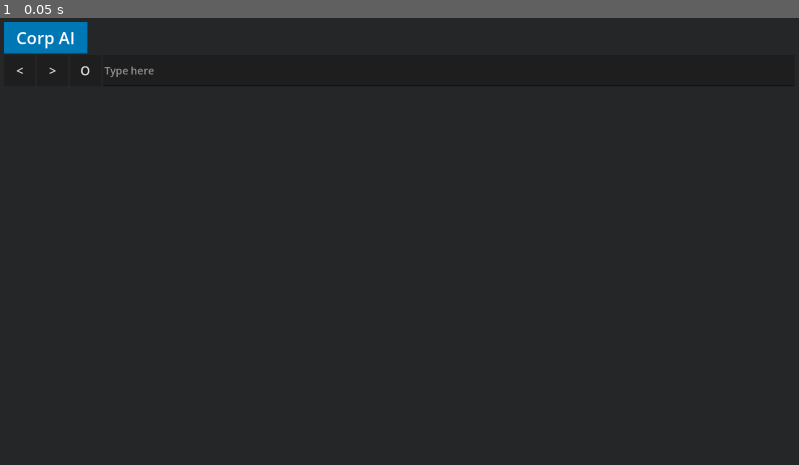
Above: before the commit, frame 1.
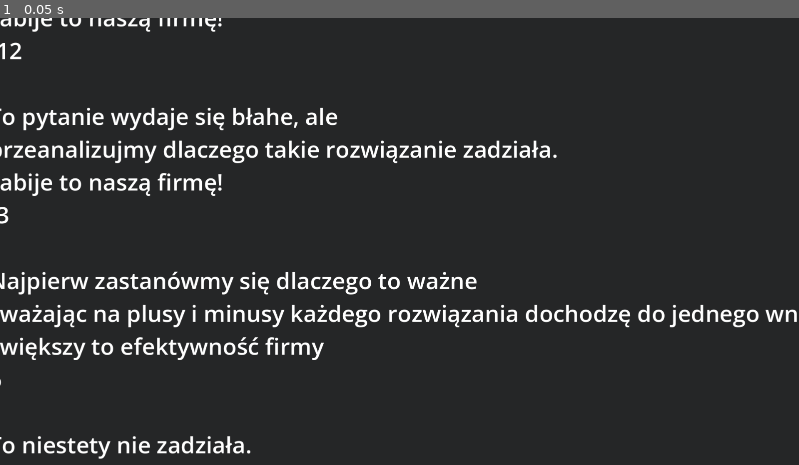
Above: after the commit, the same moment.

Repository: WITEX121/lem-jam-2026
Game: Godot game, scene res://src/MainScene.tscn
Same seed, same stepped clock (60 frames per second), same inputs: the game is played once before the commit and once after it. The project has no main scene, so this scene is started directly.
Inputs:
- Up to frame 1 (0.05 s): no input

The runs differ from the first frame. In frame 1, 7.0% of the frame differs, in the area x 0-100%, y 0-99%.

Commit message:
Add reply generator

Diff:
--- a/const_data/prompt_reply/reply_list.gd
+++ b/const_data/prompt_reply/reply_list.gd
@@ -4,3 +4,6 @@
 @export var starts: Array[ReplyElement]
 @export var fillers: Array[ReplyElement]
 @export var ends: Array[ReplyElement]
+
+func random_reply() -> PromptReply:
+    return PromptReply.new(starts.pick_random(), fillers.pick_random(), ends.pick_random())
--- /dev/null
+++ b/const_data/prompt_reply/reply_list.tres
@@ -0,0 +1,113 @@
+[gd_resource type="Resource" script_class="ReplyList" format=3 uid="uid://cjj7hij4viq8s"]
+
+[ext_resource type="Script" uid="uid://i263xy5f6mwf" path="res://src/prompt_reply/reply_element.gd" id="1_i6bgd"]
+[ext_resource type="Script" uid="uid://ce51s05rvoqqn" path="res://const_data/prompt_reply/reply_list.gd" id="2_6ifpq"]
+
+[sub_resource type="Resource" id="Resource_lxp5y"]
+script = ExtResource("1_i6bgd")
+text = "zwiększy to efektywność firmy"
+question_weight = 6
+metadata/_custom_type_script = "uid://i263xy5f6mwf"
+
+[sub_resource type="Resource" id="Resource_6mn2q"]
+script = ExtResource("1_i6bgd")
+text = "klient końcowy nie zauważy widocznej zmiany"
+metadata/_custom_type_script = "uid://i263xy5f6mwf"
+
+[sub_resource type="Resource" id="Resource_rj1k4"]
+script = ExtResource("1_i6bgd")
+text = "zabije to naszą firmę!"
+question_weight = -10
+metadata/_custom_type_script = "uid://i263xy5f6mwf"
+
+[sub_resource type="Resource" id="Resource_ikp2p"]
+script = ExtResource("1_i6bgd")
+text = "Jest to kluczowa kwestia dla stabilności biznesu"
+question_weight = 2
+metadata/_custom_type_script = "uid://i263xy5f6mwf"
+
+[sub_resource type="Resource" id="Resource_qphno"]
+script = ExtResource("1_i6bgd")
+text = "to oszczędność, która generuje dodatkowe koszty"
+question_weight = -7
+metadata/_custom_type_script = "uid://i263xy5f6mwf"
+
+[sub_resource type="Resource" id="Resource_413p0"]
+script = ExtResource("1_i6bgd")
+text = "zacznijmy od zdefiniowania głównego wąskiego gardła"
+question_weight = -4
+metadata/_custom_type_script = "uid://i263xy5f6mwf"
+
+[sub_resource type="Resource" id="Resource_61cy1"]
+script = ExtResource("1_i6bgd")
+text = "jako agent sztucznej inteligencji uważam, że"
+metadata/_custom_type_script = "uid://i263xy5f6mwf"
+
+[sub_resource type="Resource" id="Resource_utju4"]
+script = ExtResource("1_i6bgd")
+text = "przeanalizujmy dlaczego takie rozwiązanie zadziała."
+question_weight = 8
+metadata/_custom_type_script = "uid://i263xy5f6mwf"
+
+[sub_resource type="Resource" id="Resource_1kv6c"]
+script = ExtResource("1_i6bgd")
+text = "zważając na plusy i minusy każdego rozwiązania dochodzę do jednego wniosku"
+metadata/_custom_type_script = "uid://i263xy5f6mwf"
+
+[sub_resource type="Resource" id="Resource_xrxtc"]
+script = ExtResource("1_i6bgd")
+text = "złota zasada brzmi -"
+question_weight = 2
+metadata/_custom_type_script = "uid://i263xy5f6mwf"
+
+[sub_resource type="Resource" id="Resource_owo7h"]
+script = ExtResource("1_i6bgd")
+text = "w rzeczywistości dotyka fundamentów zarządzania, więc"
+metadata/_custom_type_script = "uid://i263xy5f6mwf"
+
+[sub_resource type="Resource" id="Resource_41ipd"]
+script = ExtResource("1_i6bgd")
+text = "krótka odpowiedź brzmi"
+metadata/_custom_type_script = "uid://i263xy5f6mwf"
+
+[sub_resource type="Resource" id="Resource_i6bgd"]
+script = ExtResource("1_i6bgd")
+text = "Bardzo dobre pytanie"
+question_weight = 2
+metadata/_custom_type_script = "uid://i263xy5f6mwf"
+
+[sub_resource type="Resource" id="Resource_6ifpq"]
+script = ExtResource("1_i6bgd")
+text = "Jest to bardzo skomplikowana kwestia, aczkolwiek"
+question_weight = 1
+metadata/_custom_type_script = "uid://i263xy5f6mwf"
+
+[sub_resource type="Resource" id="Resource_fosai"]
+script = ExtResource("1_i6bgd")
+text = "Najpierw zastanówmy się dlaczego to ważne"
+metadata/_custom_type_script = "uid://i263xy5f6mwf"
+
+[sub_resource type="Resource" id="Resource_cwc2n"]
+script = ExtResource("1_i6bgd")
+text = "Nie ma jednoznacznej odpowiedzi napytanie, ale"
+question_weight = -2
+metadata/_custom_type_script = "uid://i263xy5f6mwf"
+
+[sub_resource type="Resource" id="Resource_01ayd"]
+script = ExtResource("1_i6bgd")
+text = "To pytanie wydaje się błahe, ale"
+question_weight = -1
+metadata/_custom_type_script = "uid://i263xy5f6mwf"
+
+[sub_resource type="Resource" id="Resource_xam3q"]
+script = ExtResource("1_i6bgd")
+text = "To niestety nie zadziała."
+question_weight = -7
+metadata/_custom_type_script = "uid://i263xy5f6mwf"
+
+[resource]
+script = ExtResource("2_6ifpq")
+starts = Array[ExtResource("1_i6bgd")]([SubResource("Resource_i6bgd"), SubResource("Resource_6ifpq"), SubResource("Resource_fosai"), SubResource("Resource_cwc2n"), SubResource("Resource_01ayd"), SubResource("Resource_xam3q")])
+fillers = Array[ExtResource("1_i6bgd")]([SubResource("Resource_413p0"), SubResource("Resource_61cy1"), SubResource("Resource_utju4"), SubResource("Resource_1kv6c"), SubResource("Resource_xrxtc"), SubResource("Resource_owo7h"), SubResource("Resource_41ipd")])
+ends = Array[ExtResource("1_i6bgd")]([SubResource("Resource_lxp5y"), SubResource("Resource_6mn2q"), SubResource("Resource_rj1k4"), SubResource("Resource_ikp2p"), SubResource("Resource_qphno")])
+metadata/_custom_type_script = "uid://ce51s05rvoqqn"
--- a/src/MainScene.tscn
+++ b/src/MainScene.tscn
@@ -1,4 +1,6 @@
-[gd_scene format=3 uid="uid://dif881of408xm"]
+[gd_scene format=3 uid="uid://cxflpbyqkkub8"]
+
+[ext_resource type="Script" uid="uid://dvg270cgbj43p" path="res://src/label.gd" id="1_46oc7"]
 
 [node name="Control" type="CanvasLayer" unique_id=530775206]
 
@@ -14,6 +16,10 @@
 anchors_preset = 15
 anchor_right = 1.0
 anchor_bottom = 1.0
+offset_left = 57.0
+offset_top = 2.0
+offset_right = 57.0
+offset_bottom = 2.0
 grow_horizontal = 2
 grow_vertical = 2
 
@@ -73,3 +79,12 @@
 size_flags_horizontal = 3
 theme_override_font_sizes/font_size = 25
 placeholder_text = "Type here"
+
+[node name="Label" type="Label" parent="MainLayout" unique_id=1911000181]
+layout_mode = 2
+theme_override_font_sizes/font_size = 55
+text = "dfdfdgg
+
+
+"
+script = ExtResource("1_46oc7")
--- /dev/null
+++ b/src/label.gd
@@ -0,0 +1,11 @@
+extends Label
+
+var reply_manager: ReplyList = preload("res://const_data/prompt_reply/reply_list.tres")
+# Called when the node enters the scene tree for the first time.
+func _ready() -> void:
+	var result = ''
+	for i in range(10):
+		var reply = reply_manager.random_reply()
+		result += reply.get_text() + '\n' + str(reply.get_weight()) + '\n\n'
+
+	text = result
--- a/src/prompt_reply/reply.gd
+++ b/src/prompt_reply/reply.gd
@@ -6,12 +6,12 @@
 var end: ReplyElement
 
 func _init(_start: ReplyElement, _filler: ReplyElement, _end: ReplyElement) -> void:
-    start = _start
-    filler = _filler
-    end = _end
+	start = _start
+	filler = _filler
+	end = _end
 
 func get_text():
-    return '\n'.join([start.text, filler.text, end.text])
+	return '\n'.join([start.text, filler.text, end.text])
 
 func get_weight():
-    return start.question_weight + filler.question_weight + end.question_weight
+	return start.question_weight + filler.question_weight + end.question_weight
Not shown, added: src/label.gd.uid
